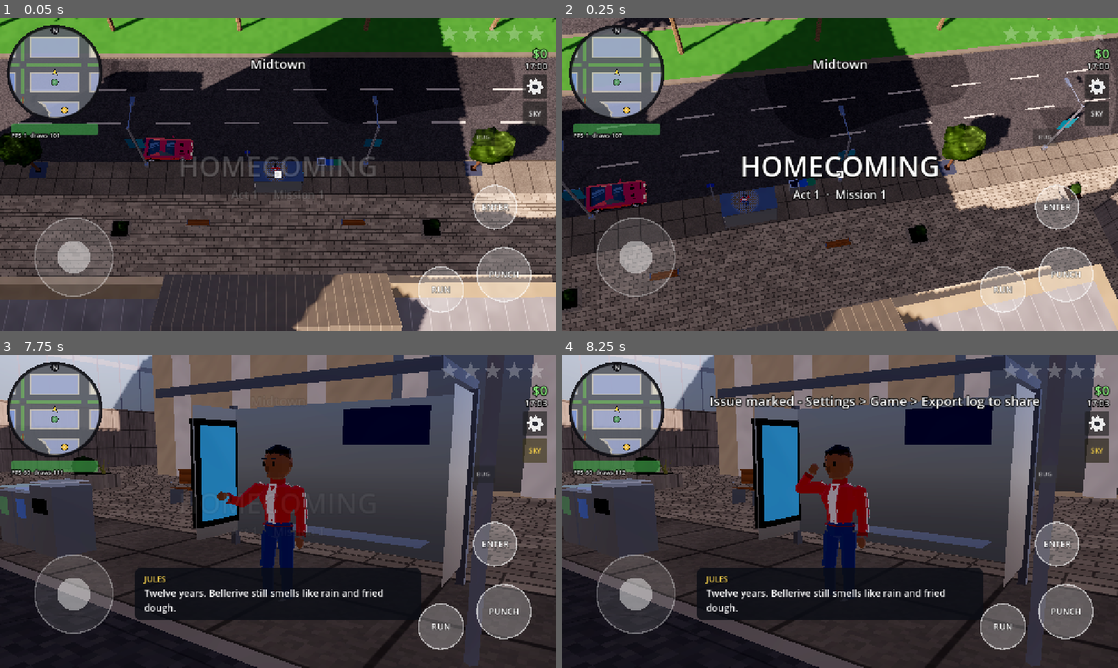
Above: before the commit, frames 1-4 (two rows, left to right).
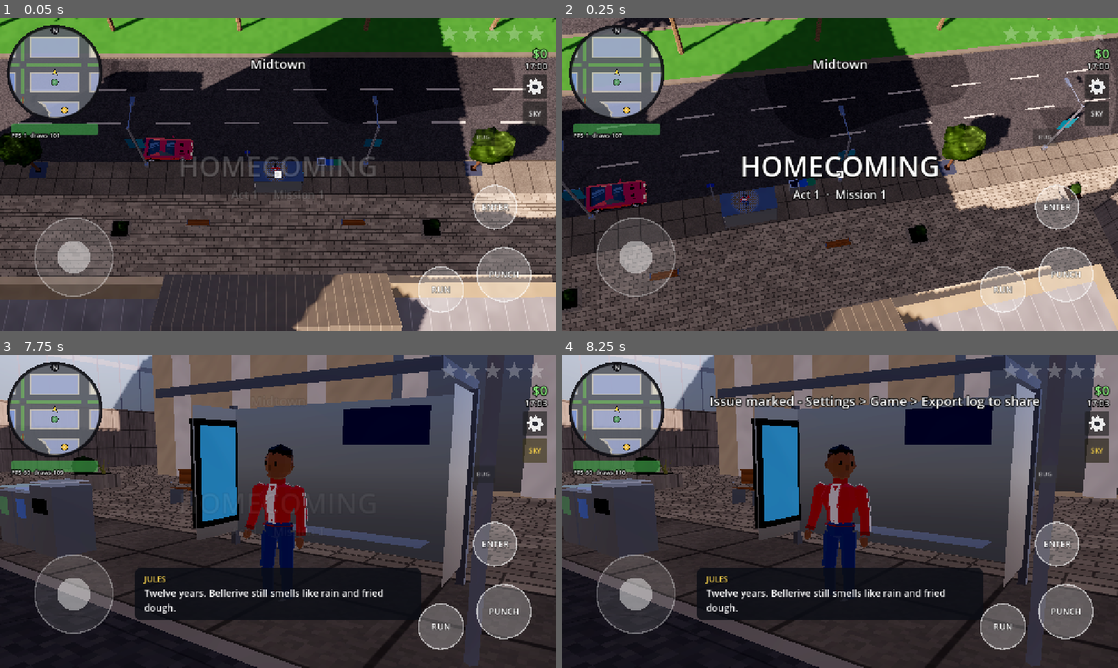
Above: after the commit, the same moments.

Repository: sachinpant3572/privateRepo
Game: Godot game, scene res://main.tscn
Same seed, same stepped clock (60 frames per second), same inputs: the game is played once before the commit and once after it.
Inputs (mouse positions are in pixels of both pictures, inside the frame that each line leads up to):
- Up to frame 1 (0.05 s): no input
- Up to frame 2 (0.25 s): no input
- Up to frame 3 (7.75 s): tap Enter at 0.5, 2, 3.5 s; drag from (55, 411) to (333, 442) at 0.52 s; tap Space (attack) at 1.25, 2.75, 4.25 s; drag from (278, 511) to (250, 574) at 1.27 s; move the mouse to (333, 442) at 2.02 s; hold D (move_right) 2.03-2.75 s; tap E (interact) at 2.1 s; drag from (250, 574) to (111, 464) at 2.77 s; move the mouse to (444, 558) at 3.52 s; hold A (move_left) 3.53-4.25 s; tap J at 3.6 s; drag from (111, 464) to (194, 433) at 4.27 s; move the mouse to (305, 511) at 5.02 s; hold S (move_down) 5.03-5.75 s; tap M at 5.1 s; click (305, 511) at 5.17 s; drag from (194, 433) to (166, 527) at 5.77 s; move the mouse to (400, 495) at 6.52 s; hold W (move_up) 6.53-7.25 s; tap P at 6.6 s; click "SKY" at 7.25 s
- Up to frame 4 (8.25 s): click "BUG" at 8 s

Frames 1-2 are identical in both runs. In frame 3, 0.6% of the frame differs, in the area x 10-56%, y 28-59%; in frame 4, 0.9%, in the area x 10-56%, y 28-62%.

Commit message:
Review fixes: rejoining traffic forgets old junction state, prewarm convertible tops, no charring on a wrecked bicycle; traffic ring just off screen (WIP)
Co-Authored-By: Claude Opus 5.5 <noreply@anthropic.com>
Claude-Session: https://claude.ai/code/session_01XUeimCS4fFEoMDQrXPwrRW

Diff:
--- a/game/scripts/convertible.gd
+++ b/game/scripts/convertible.gd
@@ -50,18 +50,25 @@
 	_company = r.randf() < PASSENGER_CHANCE
 
 
-func _top(up: bool) -> MeshInstance3D:
-	var key := "%s|%s" % [car.kind, "up" if up else "down"]
+## Kind `kind`'s top, raised or folded: [fabric mesh, glass mesh or null],
+## built once (Vehicle.prewarm builds them all at load).
+static func top_meshes(kind: String, up: bool) -> Array:
+	var key := "%s|%s" % [kind, "up" if up else "down"]
 	if not _tops.has(key):
 		var mb := MeshBuilder.new()
 		var g := MeshBuilder.new()
-		VehicleKit.build_top(mb, car.kind, up, g)
+		VehicleKit.build_top(mb, kind, up, g)
 		_tops[key] = [mb.commit(), null if g.verts.is_empty() else g.commit()]
+	return _tops[key]
+
+
+func _top(up: bool) -> MeshInstance3D:
+	var meshes := top_meshes(car.kind, up)
 	var inst := MeshInstance3D.new()
-	inst.mesh = _tops[key][0]
-	if _tops[key][1] != null:
+	inst.mesh = meshes[0]
+	if meshes[1] != null:
 		var glass := MeshInstance3D.new()
-		glass.mesh = _tops[key][1]
+		glass.mesh = meshes[1]
 		inst.add_child(glass)
 	add_child(inst)
 	return inst
--- a/game/scripts/population.gd
+++ b/game/scripts/population.gd
@@ -12,9 +12,12 @@
 ## events and graphics quality).
 const TRAFFIC_COUNT := 8
 const PED_SPAWN := Vector2(30.0, 50.0)
-const CAR_SPAWN := Vector2(40.0, 70.0)
+## Traffic keeps to a ring just off screen (times reach()), so the budget's
+## cars are mostly on the streets round the player, not spread thin out of
+## sight: at 40-70 m and 95 m a rush hour's 11 cars left none within 50 m.
+const CAR_SPAWN := Vector2(30.0, 55.0)
 const PED_DESPAWN := 70.0
-const CAR_DESPAWN := 95.0
+const CAR_DESPAWN := 65.0
 const PARK_SPAWN := 90.0 # parked cars appear out of view within this range
 const PARK_DESPAWN := 120.0
 
--- a/game/scripts/vehicle.gd
+++ b/game/scripts/vehicle.gd
@@ -556,6 +556,7 @@
 ## lane `in_lane`.
 func start_traffic(c, from: int, to: int, in_lane := 0) -> void:
 	city = c
+	_leave_junction()
 	driver = Driver.TRAFFIC
 	_prev_node = from
 	_next_node = to
@@ -577,6 +578,7 @@
 			if back.dot(-fwd) > best:
 				best = back.dot(-fwd)
 				behind = m
+	_leave_junction()
 	driver = Driver.TRAFFIC
 	_prev_node = behind
 	_next_node = ahead
@@ -900,6 +902,16 @@
 	_traffic = get_tree().get_first_node_in_group("traffic")
 	if _traffic != null:
 		_seg = Vector2i(-2, -2)
+
+
+## Forgets an earlier stint in traffic (a taxi or police car rejoining,
+## maybe on the same street): gives up its all-way stop place, and the next
+## frame reads the street afresh, so an old release does not run a red.
+func _leave_junction() -> void:
+	if _queued >= 0 and _traffic != null:
+		_traffic.depart(_queued, self)
+	_queued = -1
+	_seg = Vector2i(-2, -2)
 
 
 ## On a new street: its limit, lane layout and the junction ahead's rule.
@@ -1588,9 +1600,11 @@
 	unload_all()
 	if is_in_group("xray"):
 		remove_from_group("xray") # nothing to show through walls any more
-	var mat := StandardMaterial3D.new()
-	mat.albedo_color = Color(0.12, 0.11, 0.1)
-	_skin(mat, mat)
+	if _cls["class"] != "cycle":
+		# Burnt out. A bicycle never burns; it is just bent.
+		var mat := StandardMaterial3D.new()
+		mat.albedo_color = Color(0.12, 0.11, 0.1)
+		_skin(mat, mat)
 	if driver == Driver.PLAYER and occupant != null:
 		occupant.exit_vehicle(true)
 	driver = Driver.NONE
@@ -1880,6 +1894,9 @@
 			kinds[k] = true
 	for k in kinds:
 		_prewarm_one(k, VehicleKit.PALETTES.get(k, VehicleKit.PAINTS))
+		if VehicleKit.KINDS.get(k, {}).get("convertible", false):
+			Convertible.top_meshes(k, true)
+			Convertible.top_meshes(k, false)
 	_prewarm_one("police", [DEFAULT_PAINT])
 
 
